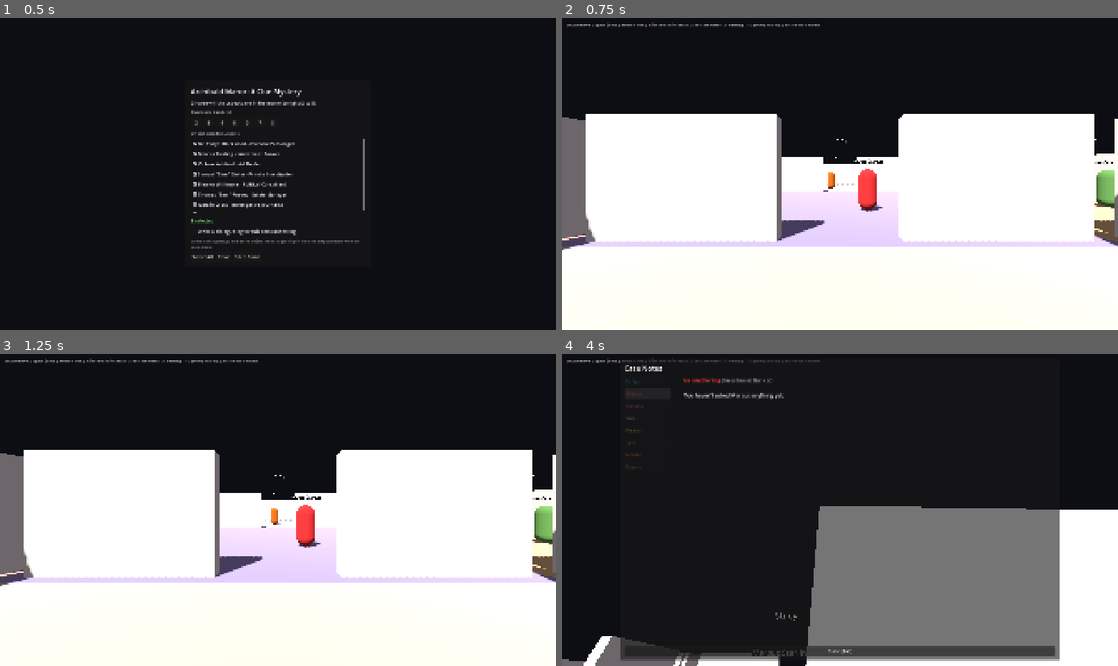
Above: before the commit, frames 1-4 (two rows, left to right).
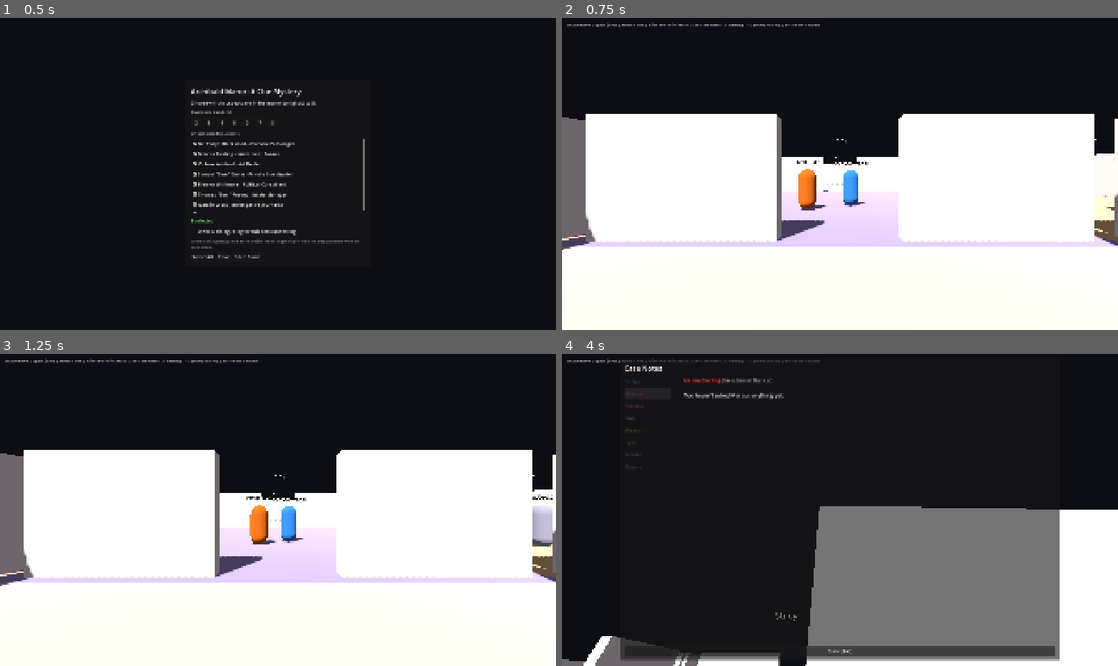
Above: after the commit, the same moments.

Repository: TylerHat/ArchibaldManorMystery
Game: Godot game, scene res://Scenes/Main.tscn
Two runs of this game, one before a commit and one after it. Both use one fixed random seed, a clock stepped at 60 frames per second and the inputs below.
Inputs (mouse positions are in pixels of both pictures, inside the frame that each line leads up to):
- Up to frame 1 (0.5 s): no input
- Up to frame 2 (0.75 s): click "Start Game" at 0.5 s
- Up to frame 3 (1.25 s): no input
- Up to frame 4 (4 s): move the mouse to (867, 506) at 1.27 s; hold E (interact) 1.28-2.03 s; hold W (move_forward) 1.28-2.75 s; click (867, 506) at 1.42 s; tap Space (jump) at 1.52, 2.27 s; move the mouse to (812, 510) at 2.02 s; tap Tab (toggle_notes) at 2.1 s; click "Evelyn" at 2.75 s; click "Marcus" at 3.5 s

Frame 1 is identical in both runs. In frame 2, 1.7% of the frame differs, in the area x 42-100%, y 44-63%; in frame 3, 1.8%, in the area x 44-100%, y 44-63%; in frame 4, less than 0.1%.

Commit message:
adding a more believeable timeframe

Diff:
--- a/scripts/DialogueLog.gd
+++ b/scripts/DialogueLog.gd
@@ -81,7 +81,7 @@
 	out += "- **Context window:** %d tokens\n" % gm.OLLAMA_NUM_CTX
 	out += "- **Murderer (ground truth):** %s\n" % String(murderer.get("name", "?"))
 	out += "- **Weapon / time:** %s, %s\n" % [gm.murder_weapon, gm.murder_time]
-	out += "- **Victim:** %s, in %s\n" % [gm.VICTIM_NAME, gm.MURDER_ROOM]
+	out += "- **Victim:** %s, in %s\n" % [gm.VICTIM_NAME, gm.murder_room]
 	out += "- **Suspects in play:** %s\n" % ", ".join(PackedStringArray(names))
 	out += "- **Exchanges recorded:** %d (%d private, %d in the hall)\n\n" % [gm.transcript.size(), private_count, group_count]
 	out += "> Ground truth is listed above, and each suspect's real briefing appears in their\n"
@@ -106,9 +106,9 @@
 				priv += 1
 
 		out += "## %s\n\n" % String(c["name"])
-		out += "*%s - starts in the %s - **%s***\n\n" % [
+		out += "*%s - found in the %s - **%s***\n\n" % [
 			String(c["job"]),
-			String(c["room"]),
+			gm.room_for(id),
 			"THE MURDERER" if id == gm.murderer_id else "innocent",
 		]
 		out += "- **Personality briefed:** %s\n" % String(c["personality"])
--- a/scripts/GameManager.gd
+++ b/scripts/GameManager.gd
@@ -33,9 +33,13 @@
 const RECAP_MAX_CHARS := 160
 
 const VICTIM_NAME := "Lord Reginald Archibald"
-const MURDER_ROOM := "the Billiard Room"
-
-const WEAPON_OPTIONS := [
+
+## Used only if CaseGenerator somehow fails to produce a case - the game falls
+## back to the original fixed scenario rather than crashing. Everything real
+## now comes from case_data; see CaseGenerator.gd.
+const FALLBACK_MURDER_ROOM := "the Billiard Room"
+
+const FALLBACK_WEAPONS := [
 	"a silver letter opener",
 	"a heavy brass candlestick",
 	"an antique dueling pistol",
@@ -43,7 +47,7 @@
 	"a vial of poison slipped into his brandy",
 ]
 
-const TIME_OPTIONS := [
+const FALLBACK_TIMES := [
 	"around 11:30 last night",
 	"just before midnight",
 	"in the early hours of the morning",
@@ -169,6 +173,13 @@
 var murderer_id: String = ""
 var murder_weapon: String = ""
 var murder_time: String = ""
+var murder_room: String = "" # "the Conservatory" - includes the article
+
+## The full generated case for this playthrough: schedules for every suspect
+## and the victim, the weapon and its home room, the murderer's lie and who can
+## disprove it. See CaseGenerator.generate() for the shape. Empty only if
+## generation failed and the fallback scenario is in use.
+var case_data: Dictionary = {}
 
 ## Every line a suspect has given the detective, in the order it happened.
 ## Entries are {character_id, question, answer}; lines spoken during a Hall
@@ -252,10 +263,30 @@
 		active_character_ids = character_ids.duplicate()
 
 	var pool := active_characters()
-	var idx := randi() % pool.size()
-	murderer_id = pool[idx]["id"]
-	murder_weapon = WEAPON_OPTIONS[randi() % WEAPON_OPTIONS.size()]
-	murder_time = TIME_OPTIONS[randi() % TIME_OPTIONS.size()]
+
+	# The whole case - who, where, when, with what, and every suspect's
+	# movements through the evening - comes from CaseGenerator now. See
+	# PLAN_ProceduralCases.md; run Scenes/CaseGeneratorTest.tscn to validate it
+	# in bulk. Falling back to the old fixed scenario if generation somehow
+	# fails is deliberate: a broken case should degrade to a playable game
+	# rather than a crash.
+	var ids := []
+	for c in pool:
+		ids.append(String(c["id"]))
+	case_data = CaseGenerator.generate(ids)
+
+	if case_data.is_empty():
+		push_warning("CaseGenerator failed - falling back to the fixed scenario.")
+		murderer_id = String(pool[randi() % pool.size()]["id"])
+		murder_room = FALLBACK_MURDER_ROOM
+		murder_weapon = FALLBACK_WEAPONS[randi() % FALLBACK_WEAPONS.size()]
+		murder_time = FALLBACK_TIMES[randi() % FALLBACK_TIMES.size()]
+	else:
+		murderer_id = String(case_data["murderer_id"])
+		murder_room = "the " + String(case_data["murder_room"])
+		murder_weapon = String(Dictionary(case_data["weapon"])["name"])
+		murder_time = "at about %s last night" % CaseGenerator.SLOT_TIMES[int(case_data["murder_slot"])]
+
 	transcript.clear()
 	_histories.clear()
 	_summaries.clear()
@@ -269,7 +300,12 @@
 		_histories[c["id"]] = [{"role": "system", "content": _build_system_prompt(c["id"])}]
 
 	var mc := get_character(murderer_id)
-	print("[DEBUG] Murderer this game: %s (id=%s) - used %s %s. Press F1 in-game to show/hide this on screen." % [mc.get("name", "?"), murderer_id, murder_weapon, murder_time])
+	print("[DEBUG] Murderer this game: %s (id=%s) - used %s in %s, %s. Press F1 in-game for the full timeline." % [mc.get("name", "?"), murderer_id, murder_weapon, murder_room, murder_time])
+	if not case_data.is_empty():
+		print("[DEBUG] Weapon kept in the %s. %s claims the %s; disproved by %d witness(es). Generated in %d attempt(s)." % [
+			String(Dictionary(case_data["weapon"])["home_room"]),
+			mc.get("short", "?"), String(case_data["claimed_room"]),
+			Array(case_data["witness_ids"]).size(), int(case_data["attempts"])])
 
 	dialogue_log_path = ""
 	if dialogue_log_enabled:
@@ -299,6 +335,23 @@
 	return out
 
 
+## Which room this suspect is standing in during the investigation: the room
+## their generated schedule ended the night in. Falls back to their fixed
+## CHARACTERS entry when no case has been generated (the fallback scenario, or
+## before start_new_game()).
+##
+## This is why placement is now information rather than decoration - finding
+## Victoria in the Conservatory means she ended the night there, and her story
+## has to agree with that.
+func room_for(id: String) -> String:
+	if not case_data.is_empty() and Dictionary(case_data["true_paths"]).has(id):
+		var path: Array = case_data["true_paths"][id]
+		if not path.is_empty():
+			return String(path[path.size() - 1])
+	var c := get_character(id)
+	return String(c.get("room", "Hall"))
+
+
 func _build_system_prompt(id: String) -> String:
 	var c := get_character(id)
 	var text := ""
@@ -309,8 +362,16 @@
 	text += "long, wrap it up in the next few words rather than trailing off. Only go past 3 sentences if the detective explicitly "
 	text += "asks you to explain something in detail.\n\n"
 
-	text += "THE CASE: %s, the owner of Archibald Manor, was found dead last night in %s. " % [VICTIM_NAME, MURDER_ROOM]
+	text += "THE CASE: %s, the owner of Archibald Manor, was killed last night in %s, " % [VICTIM_NAME, murder_room]
+	text += "some time between dinner at eight and midnight. His body was found this morning. "
 	text += "A detective (the player) is questioning every guest in the house, trying to figure out who did it.\n\n"
+
+	# Without this, a suspect explains they've just come down from bed - which
+	# flatly contradicts the fact that they are standing in the room they spent
+	# last night in, where the player just walked up to them.
+	text += "WHERE YOU ARE NOW: it is the morning after. Nobody has been allowed to leave the manor, and "
+	text += "you have settled back into the room you spent most of last night in. That is where the "
+	text += "detective finds you. You are tired, unsettled, and have not been home.\n\n"
 
 	# Without an explicit cast list, characters populate the manor with people
 	# who don't exist - housekeepers, nieces, visiting couples - and then treat
@@ -356,7 +417,7 @@
 	text += "- Occupation: %s\n" % c["job"]
 	text += "- Personality: %s\n" % c["personality"]
 	text += "- Personal background detail: %s\n" % c["flavor"]
-	text += "- You are currently in the %s.\n\n" % c["room"]
+	text += "- You are currently in the %s.\n\n" % room_for(id)
 
 	if id == murderer_id:
 		text += "YOUR SECRET (very important, never reveal this directly): YOU are the murderer. "
--- a/scripts/Main.gd
+++ b/scripts/Main.gd
@@ -543,15 +543,33 @@
 
 func _spawn_npcs() -> void:
 	npc_nodes.clear()
+	# Suspects used to have one fixed room each, so a random scatter inside it
+	# was always safe. Now placement comes from the generated schedule and two
+	# or three of them can legitimately end the night in the same room - a
+	# purely random offset would drop them inside one another's collision
+	# capsules. Spread them evenly round the room instead, by arrival order.
+	var occupancy := {}
 	for c in GameManager.active_characters():
-		var center: Vector3 = room_centers.get(c["room"], Vector3.ZERO)
+		var start_room := GameManager.room_for(String(c["id"]))
+		var nth := int(occupancy.get(start_room, 0))
+		occupancy[start_room] = nth + 1
+
+		var center: Vector3 = room_centers.get(start_room, Vector3.ZERO)
+		# The first suspect in a room stands near the middle; anyone joining
+		# them fans out on a ring well inside the walls, at a jittered angle so
+		# it doesn't look mechanical.
+		var angle := TAU * nth / float(CaseGenerator.MAX_PER_ROOM) + randf_range(-0.3, 0.3)
+		var radius := 0.0 if nth == 0 else 2.4
+		var offset := Vector3(cos(angle) * radius, 0, sin(angle) * radius)
+		offset += Vector3(randf_range(-0.6, 0.6), 0, randf_range(-0.6, 0.6))
+
 		var npc := CharacterBody3D.new()
 		npc.name = "NPC_" + c["id"]
 		npc.set_script(load("res://Scripts/NPCCharacter.gd"))
 		rooms_node.add_child(npc)
 		npc.character_id = c["id"]
-		npc.current_room = c["room"]
-		npc.position = Vector3(center.x + randf_range(-2.5, 2.5), 0, center.z + randf_range(-2.5, 2.5))
+		npc.current_room = start_room
+		npc.position = Vector3(center.x + offset.x, 0, center.z + offset.z)
 		npc_nodes[c["id"]] = npc
 
 		var mesh := MeshInstance3D.new()
@@ -1040,8 +1058,10 @@
 
 	debug_label = Label.new()
 	debug_label.set_anchors_preset(Control.PRESET_TOP_RIGHT)
-	debug_label.position = Vector2(-360, 16)
-	debug_label.size = Vector2(344, 80)
+	# Wide and tall enough for the full truth table (a header block plus one
+	# schedule row per suspect, and the murderer gets two).
+	debug_label.position = Vector2(-560, 16)
+	debug_label.size = Vector2(544, 420)
 	debug_label.horizontal_alignment = HORIZONTAL_ALIGNMENT_RIGHT
 	debug_label.autowrap_mode = TextServer.AUTOWRAP_WORD
 	debug_label.add_theme_font_size_override("font_size", 14)
@@ -2173,4 +2193,52 @@
 
 func _refresh_debug_label() -> void:
 	var c := GameManager.get_character(GameManager.murderer_id)
-	debug_label.text = "[DEBUG] Murderer: %s\nWeapon: %s\nTime: %s" % [String(c.get("name", "?")), GameManager.murder_weapon, GameManager.murder_time]
+	var t := "[DEBUG] Murderer: %s\nWeapon: %s\nWhere: %s\nWhen: %s" % [
+		String(c.get("name", "?")), GameManager.murder_weapon,
+		GameManager.murder_room, GameManager.murder_time]
+
+	# The whole truth table, so a suspect's answer can be checked against what
+	# actually happened without digging through the console.
+	var case: Dictionary = GameManager.case_data
+	if case.is_empty():
+		debug_label.text = t + "\n(fallback scenario - no generated case)"
+		return
+
+	var w: Dictionary = case["weapon"]
+	var ms := int(case["murder_slot"])
+	t += "\nWeapon kept in: %s" % String(w["home_room"])
+	t += "\nMethod: %s" % String(case["method"])
+	t += "\nLie: claims %s for %s" % [
+		String(case["claimed_room"]),
+		CaseGenerator.block_time({"from_slot": int(case["diverge_from"]), "to_slot": int(case["diverge_to"])})]
+	var wits := []
+	for wid in case["witness_ids"]:
+		wits.append(String(GameManager.get_character(String(wid)).get("short", wid)))
+	t += "\nDisproved by: %s" % ", ".join(PackedStringArray(wits))
+
+	t += "\n\n%s" % "  ".join(PackedStringArray(CaseGenerator.SLOT_TIMES))
+	t += "\nVICTIM: %s" % _debug_path(Array(case["victim_path"]), ms)
+	for id in GameManager.active_character_ids:
+		var sid := String(id)
+		var sc := GameManager.get_character(sid)
+		var mark := " *" if sid == GameManager.murderer_id else ""
+		t += "\n%s%s: %s" % [String(sc.get("short", sid)), mark, _debug_path(Array(case["true_paths"][sid]), -1)]
+		if sid == GameManager.murderer_id:
+			t += "\n  claims: %s" % _debug_path(Array(case["claimed_paths"][sid]), -1)
+	debug_label.text = t
+
+
+## Compresses a schedule to initials so the whole cast fits in the overlay -
+## "DR Li Li Ha St St St St", with [] marking the murder slot.
+func _debug_path(path: Array, mark_slot: int) -> String:
+	var out := []
+	for i in range(path.size()):
+		var room := String(path[i])
+		var short_name := room.substr(0, 2)
+		var parts := room.split(" ")
+		if parts.size() > 1:
+			short_name = String(parts[0]).substr(0, 1) + String(parts[1]).substr(0, 1)
+		if i == mark_slot:
+			short_name = "[" + short_name + "]"
+		out.append(short_name)
+	return " ".join(PackedStringArray(out))
Not shown, added: PLAN_ProceduralCases.md
Not shown, changed: README.md
